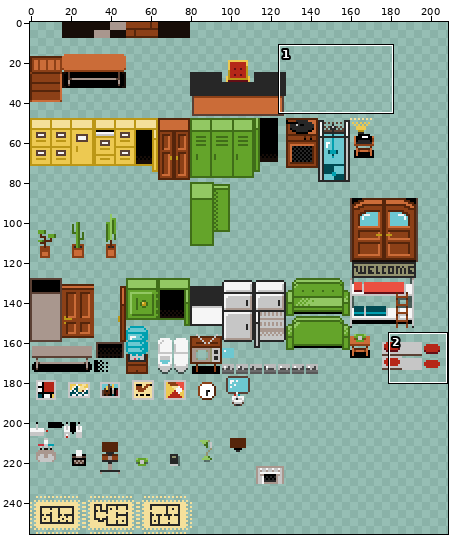
Sprite sheet -- res/tiles.png. Above: a wide view before the commit, with the close-up outlined.
Close-up. Before the commit:
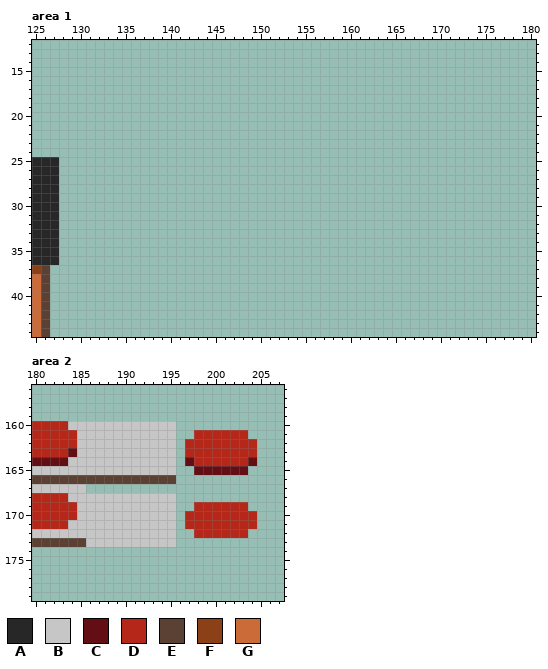
The file is 256x256 pixels. Shown: area 1: x 125..180, y 12..44; area 2: x 180..207, y 156..179. The wide view leaves out empty margins.
Palette (. is transparent): A #272727  B #c6c6c6  C #630e15  D #b52718  E #5b4034  F #8c4017  G #cb6c38
Pixels before, area 1, first column x 125:
25 AAA
26 AAA
27 AAA
28 AAA
29 AAA
30 AAA
31 AAA
32 AAA
33 AAA
34 AAA
35 AAA
36 AAA
37 FE.
38 GE.
39 GE.
40 GE.
41 GE.
42 GE.
43 GE.
44 GE.
Pixels before, area 2, first column x 180:
160 DDDDBBBBBBBBBBBB.........
161 DDDDDBBBBBBBBBBB..DDDDDD.
162 DDDDDBBBBBBBBBBB.DDDDDDDD
163 DDDDCBBBBBBBBBBB.DDDDDDDD
164 CCCCBBBBBBBBBBBB.CDDDDDDC
165 BBBBBBBBBBBBBBBB..CCCCCC.
166 EEEEEEEEEEEEEEEE.........
167 BBBBBB...................
168 DDDDBBBBBBBBBBBB.........
169 DDDDDBBBBBBBBBBB..DDDDDD.
170 DDDDDBBBBBBBBBBB.DDDDDDDD
171 DDDDBBBBBBBBBBBB.DDDDDDDD
172 BBBBBBBBBBBBBBBB..DDDDDD.
173 EEEEEEBBBBBBBBBB.........
The result:
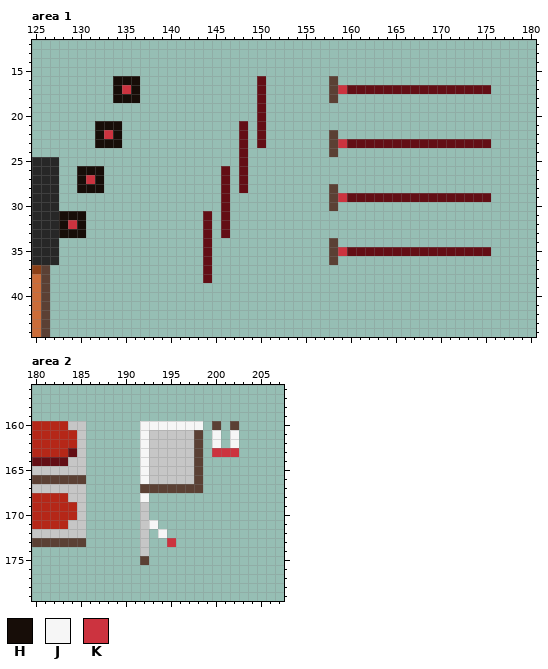
Colours new in this view: H #170d08  J #f6f6f6  K #cc333f
Diff:
Area 1:
Colour C is added in row 16 at x 150; in row 17 at x 150 and 160 to 175; in rows 18 to 20 at x 150; in rows 21 to 22 at x 148 and 150; in row 23 at x 148, 150 and 160 to 175; in rows 24 to 25 at x 148.
Colour C is added in rows 26 to 28 at x 146 and 148; in row 29 at x 146 and 160 to 175; in row 30 at x 146; in rows 31 to 33 at x 144 and 146; in row 34 at x 144; in row 35 at x 144 and 160 to 175.
Colour C is added in rows 36 to 38 at x 144.
Colour E is added in rows 16 to 18 at x 158; in rows 22 to 24 at x 158; in rows 28 to 30 at x 158; in rows 34 to 36 at x 158.
Colour H is added in row 16 at x 134 to 136; in row 17 at x 134 and 136; in row 18 at x 134 to 136; in row 21 at x 132 to 134; in row 22 at x 132 and 134; in row 23 at x 132 to 134.
Colour H is added in row 26 at x 130 to 132; in row 27 at x 130 and 132; in row 28 at x 130 to 132; in row 31 at x 128 to 130; in row 32 at x 128 and 130; in row 33 at x 128 to 130.
Colour K is added in row 17 at x 135 and 159; in row 22 at x 133; in row 23 at x 159; in row 27 at x 131; in row 29 at x 159; in row 32 at x 129.
Colour K is added in row 35 at x 159.
Area 2:
Colour B is added in row 161 at x 196 to 197; in rows 162 to 164 at x 196; in rows 165 to 166 at x 196 to 197; in row 174 at x 192.
Colour B replaces colour C in row 164 at x 197.
Colour B replaces colour D in rows 162 to 163 at x 197.
Colour B replaces colour E in row 166 at x 193 to 195.
Colour E is added in row 160 at x 200 and 202; in row 166 at x 198; in row 167 at x 192 to 198; in row 175 at x 192.
Colour E replaces colour C in row 165 at x 198.
Colour E replaces colour D in rows 161 to 164 at x 198.
Colour J is added in row 160 at x 196 to 198.
Colour J replaces colour B in row 160 at x 192 to 195; in rows 161 to 165 at x 192; in row 168 at x 192; in row 171 at x 193; in row 172 at x 194.
Colour J replaces colour D in rows 161 to 162 at x 200 and 202.
Colour J replaces colour E in row 166 at x 192.
Colour K replaces colour B in row 173 at x 195.
Colour K replaces colour D in row 163 at x 200 to 202.
Colour B is removed in rows 160 to 165 at x 186 to 191; in rows 168 to 170 at x 186 to 191 and 193 to 195; in row 171 at x 186 to 191 and 194 to 195; in row 172 at x 186 to 191, 193 and 195; in row 173 at x 186 to 191 and 193 to 194.
Colour C is removed in row 164 at x 204; in row 165 at x 199 to 203.
Colour D is removed in row 161 at x 199, 201 and 203; in row 162 at x 199, 201 and 203 to 204; in row 163 at x 199 and 203 to 204; in row 164 at x 199 to 203; in row 169 at x 198 to 203; in rows 170 to 171 at x 197 to 204.
Colour D is removed in row 172 at x 198 to 203.
Colour E is removed in row 166 at x 186 to 191.
